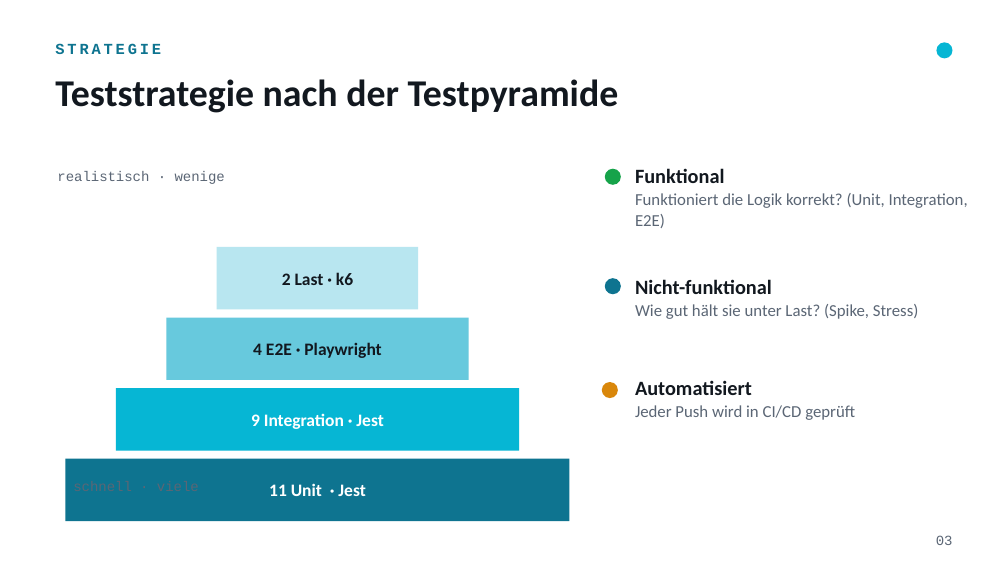
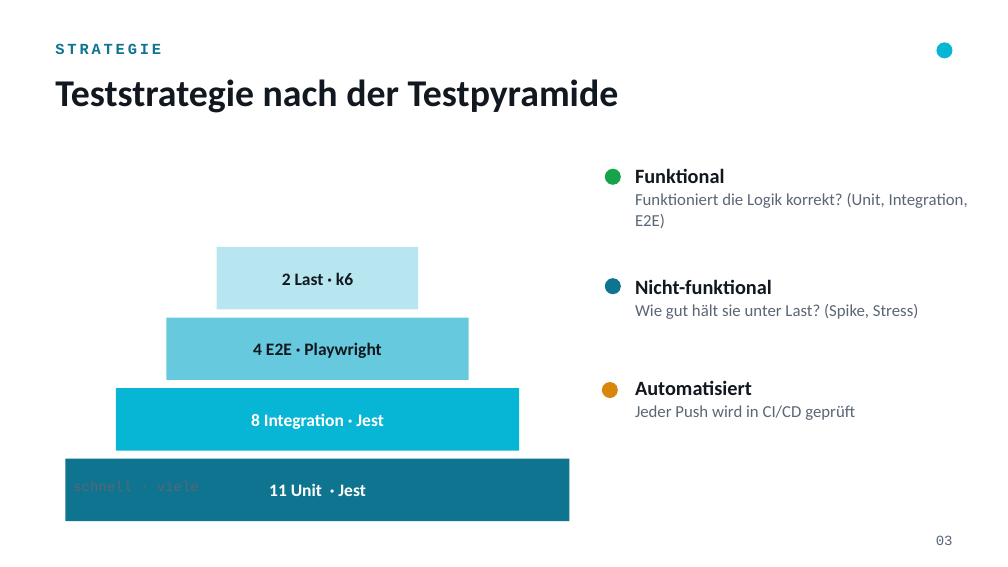
Before and after one commit to a-pointner/nodejs-shopping-cart, a slide deck: slide 3 of PRESENTATION.pptx. Drawn at 1008x567 pixels with LibreOffice and Linux fonts; fonts in the diff are those of the drawing. Boxes give left, top, right and bottom in pixels: in the first picture for what was removed or moved away, otherwise in the second. Text is boxed around its words. In the diff, an @@ line names an element or a change of style, - is before the commit and + after.

```diff
--- a/PRESENTATION.pptx
+++ b/PRESENTATION.pptx
@@ text removed at (57, 171, 225, 184) @@
-realistisch · wenige
@@ text at (251, 413, 383, 429): text changed @@
-9 Integration · Jest
+8 Integration · Jest
```
Also in this commit, not shown: 10 other slides changed, 2 slides removed, 1 other file.
